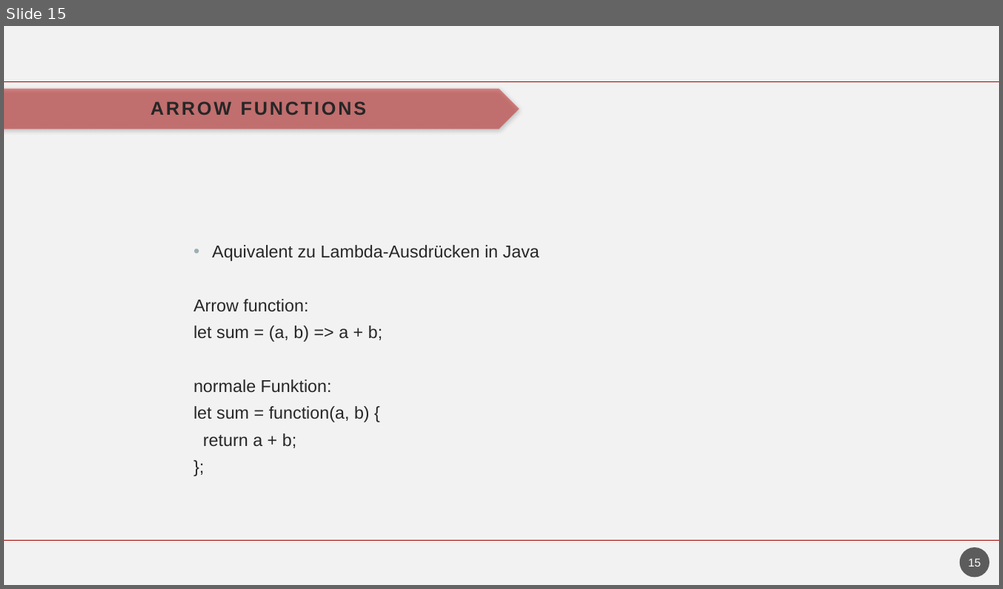
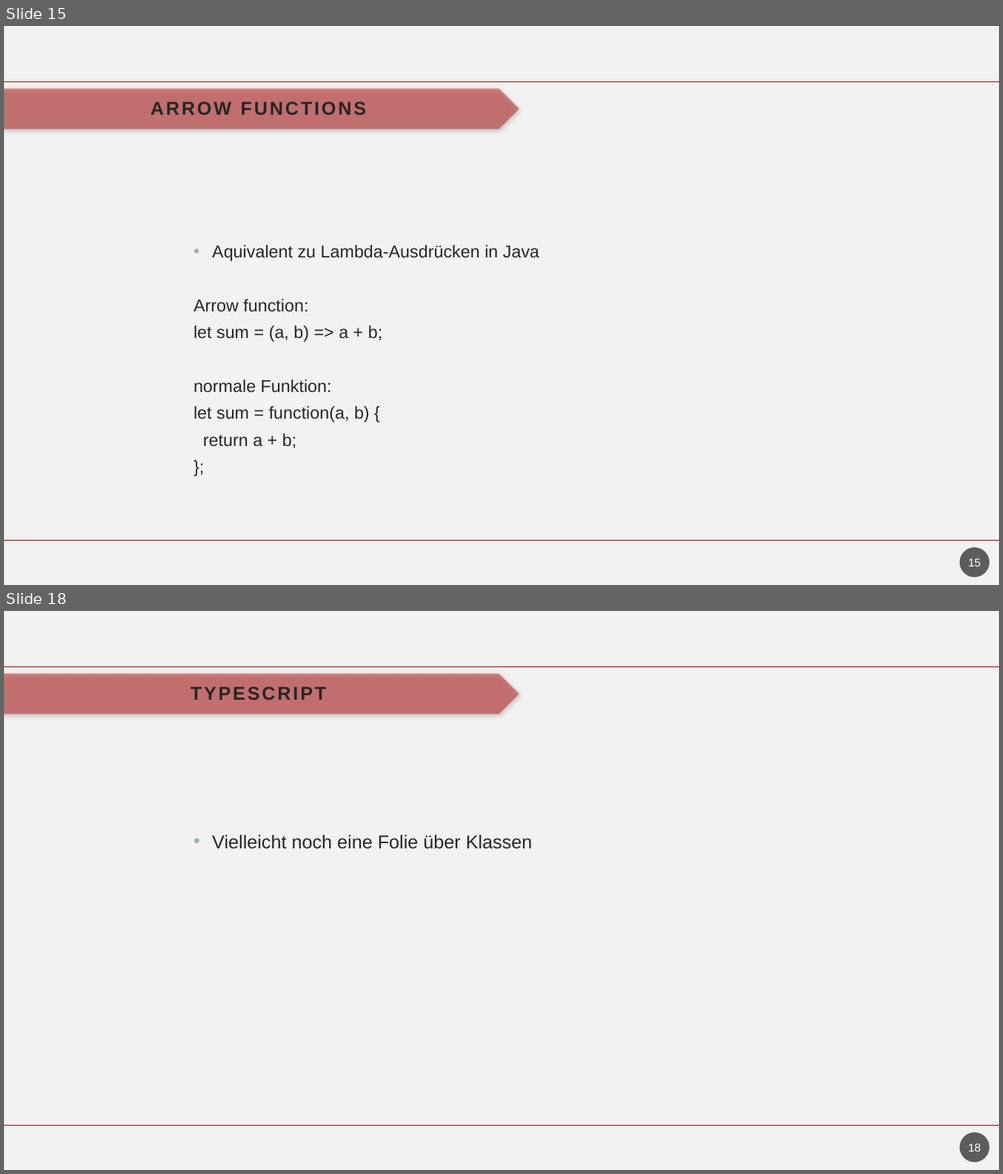
Before and after one commit to havrazO/Angular-Vortrag, a slide deck: vortrag/präsentation/entwurf/angular.pptm. Shown one above the other, each under a label of ours: slide 15 before the commit, slides 15 and 18 after it; the slides between them are not shown. The pictures are 1003x589 and 1003x1174 pixels, drawn with LibreOffice and Linux fonts; fonts in the diff are those of the drawing; background and template pictures are left out. Boxes give left, top, right and bottom in pixels: in the first picture for what was removed or moved away, otherwise in the second. Text is boxed around its words. In the diff, an @@ line names an element or a change of style, - is before the commit and + after.

```diff
--- a/vortrag/präsentation/entwurf/angular.pptm
+++ b/vortrag/präsentation/entwurf/angular.pptm
@@ slide 18 added at (4,611,999,1170), background #F2F2F2; not listed: 3 template elements that a slide beside it also shows @@
@@ title added at (190,686,326,700), 18 pt, text #262626, bold @@
+TYPESCRIPT
@@ text added at (212,834,532,849), 18 pt, text #262626 @@
+• Vielleicht noch eine Folie über Klassen
@@ page number added at (960,1133,990,1163), fill #1D1D1D at 70% opacity, 11 pt, text #FFFFFF @@
+18
```
Also in this commit, not shown: 1 slide changed, 9 other slides added, 3 other files.
